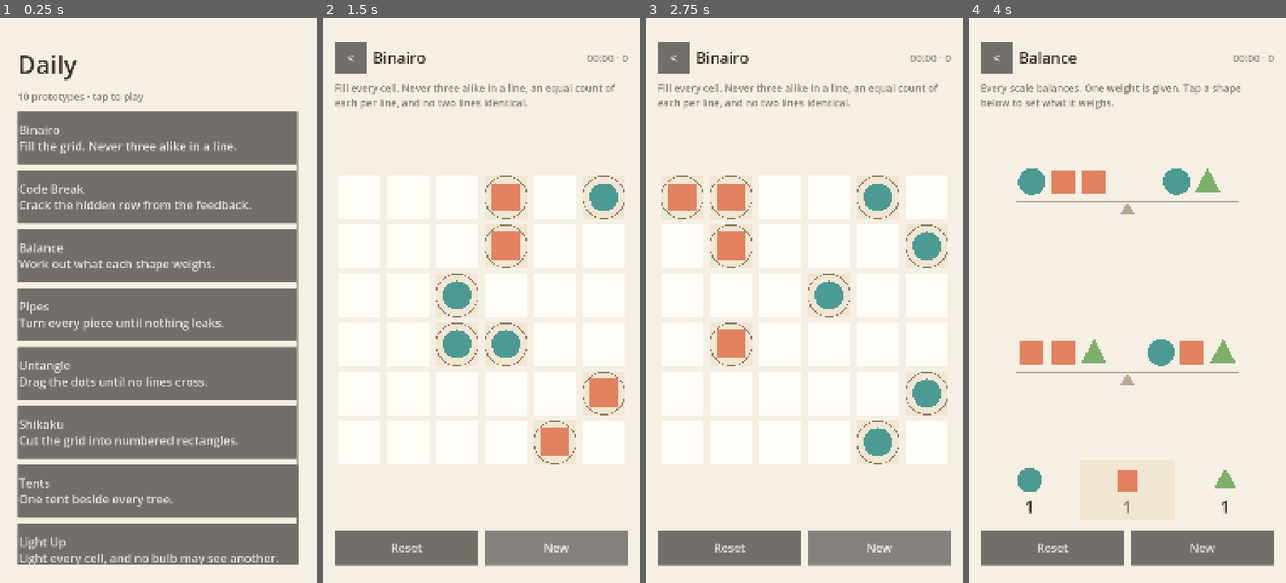
Above: before the commit, frames 1-4 (left to right).
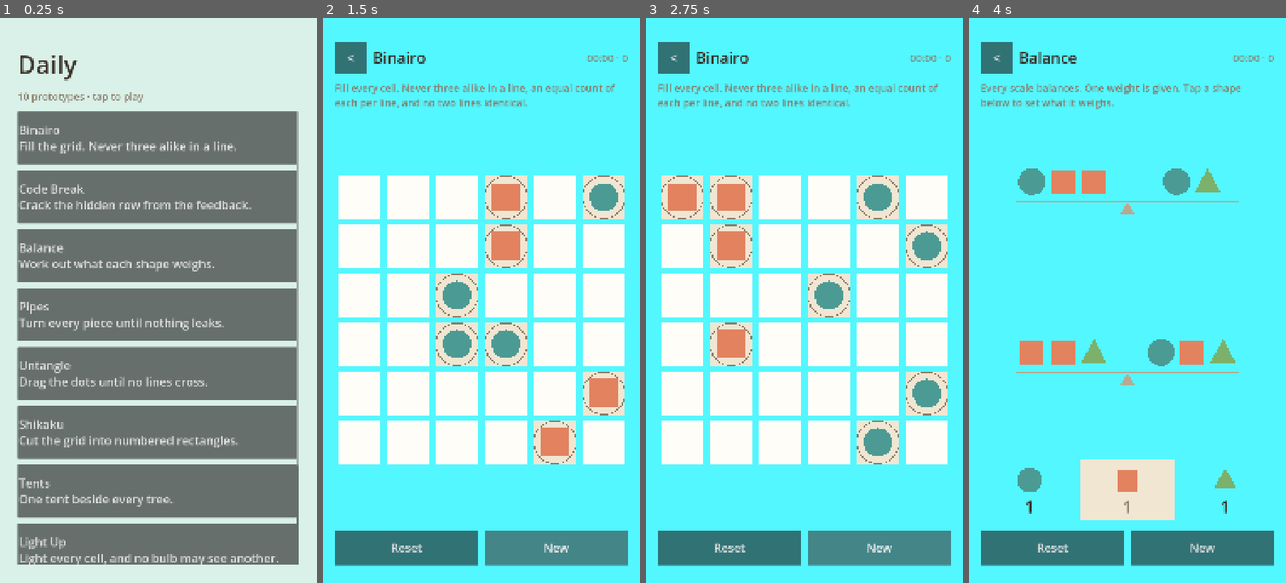
Above: after the commit, the same moments.

Repository: flavioriper/daily-games
Game: Godot game, scene res://world/main.tscn
Same seed, same stepped clock (60 frames per second), same inputs: the game is played once before the commit and once after it. Before the commit the project starts from res://ui/menu.tscn.
Inputs:
- Up to frame 1 (0.25 s): no input
- Up to frame 2 (1.5 s): click "Binairo Fill the grid. Never …" at 0.5 s; click "New" at 1.25 s
- Up to frame 3 (2.75 s): click "New" at 2 s
- Up to frame 4 (4 s): click "<" at 2.75 s; click "Balance Work out what each sh…" at 3.5 s

The runs differ from the first frame. In frame 1, 34% of the frame differs, in the area x 0-100%, y 0-100%; in frame 2, 63%; in frame 3, 63%; in frame 4, 93%.

Commit message:
feat: island stage with camera rig, warm sun, blue sky and water under the 2D UI

Diff:
--- a/project.godot
+++ b/project.godot
@@ -4,7 +4,7 @@
 
 config/name="Daily"
 config/description="Daily puzzle prototypes"
-run/main_scene="res://ui/menu.tscn"
+run/main_scene="res://world/main.tscn"
 config/features=PackedStringArray("4.7", "Mobile")
 boot_splash/show_image=false
 
@@ -22,6 +22,8 @@
 
 [rendering]
 
-renderer/rendering_method="mobile"
+renderer/rendering_method="gl_compatibility"
 renderer/rendering_method.mobile="gl_compatibility"
 textures/vram_compression/import_etc2_astc=true
+anti_aliasing/quality/msaa_3d=1
+environment/defaults/default_clear_color=Color(0.749, 0.89, 0.961, 1)
--- a/tests/_shot.gd
+++ b/tests/_shot.gd
@@ -13,8 +13,9 @@
 
 func _initialize() -> void:
 	_entries = load("res://ui/registry.gd").PUZZLES
-	_menu = load("res://ui/menu.tscn").instantiate()
-	root.add_child(_menu)
+	var main: Node = load("res://world/main.tscn").instantiate()
+	root.add_child(main)
+	_menu = main.get_node("UI/Menu")
 
 func _process(_delta: float) -> bool:
 	_frames += 1
--- a/tests/_tap.gd
+++ b/tests/_tap.gd
@@ -5,8 +5,9 @@
 var _puzzle: Node
 
 func _initialize() -> void:
-	_menu = load("res://ui/menu.tscn").instantiate()
-	root.add_child(_menu)
+	var main: Node = load("res://world/main.tscn").instantiate()
+	root.add_child(main)
+	_menu = main.get_node("UI/Menu")
 
 func _process(_delta: float) -> bool:
 	_frames += 1
--- a/tests/_win.gd
+++ b/tests/_win.gd
@@ -18,8 +18,9 @@
 
 func _initialize() -> void:
 	_entries = load("res://ui/registry.gd").PUZZLES
-	_menu = load("res://ui/menu.tscn").instantiate()
-	root.add_child(_menu)
+	var main: Node = load("res://world/main.tscn").instantiate()
+	root.add_child(main)
+	_menu = main.get_node("UI/Menu")
 
 func _process(_delta: float) -> bool:
 	_frames += 1
--- a/ui/menu.gd
+++ b/ui/menu.gd
@@ -8,17 +8,18 @@
 
 func _ready() -> void:
 	set_anchors_and_offsets_preset(Control.PRESET_FULL_RECT)
-	var bg := ColorRect.new()
-	bg.color = Pal.BG
-	bg.set_anchors_and_offsets_preset(Control.PRESET_FULL_RECT)
-	bg.mouse_filter = Control.MOUSE_FILTER_IGNORE
-	add_child(bg)
 	_build_list()
 
 func _build_list() -> void:
 	_list_root = Control.new()
 	_list_root.set_anchors_and_offsets_preset(Control.PRESET_FULL_RECT)
 	add_child(_list_root)
+
+	var paper := ColorRect.new()
+	paper.color = Color(Pal.PAPER, 0.82)
+	paper.set_anchors_and_offsets_preset(Control.PRESET_FULL_RECT)
+	paper.mouse_filter = Control.MOUSE_FILTER_IGNORE
+	_list_root.add_child(paper)
 
 	var root := VBoxContainer.new()
 	root.set_anchors_and_offsets_preset(Control.PRESET_FULL_RECT)
--- a/ui/puzzle_host.gd
+++ b/ui/puzzle_host.gd
@@ -25,11 +25,6 @@
 
 func _ready() -> void:
 	set_anchors_and_offsets_preset(Control.PRESET_FULL_RECT)
-	var bg := ColorRect.new()
-	bg.color = Pal.BG
-	bg.set_anchors_and_offsets_preset(Control.PRESET_FULL_RECT)
-	bg.mouse_filter = Control.MOUSE_FILTER_IGNORE
-	add_child(bg)
 
 	var root := VBoxContainer.new()
 	root.set_anchors_and_offsets_preset(Control.PRESET_FULL_RECT)
--- /dev/null
+++ b/world/camera_rig.gd
@@ -0,0 +1,89 @@
+extends Node3D
+
+## Fixed-direction board camera. The direction never changes (pitch below the
+## horizontal, yaw around Y); fit() only moves the camera along that direction
+## and slides its target so a given AABB fills a given screen rect.
+## Projection needs a live viewport, so this is verified by the win and
+## screenshot harnesses rather than by headless tests.
+
+@export var pitch_deg: float = 68.0
+@export var yaw_deg: float = 0.0
+@export var fov_deg: float = 30.0
+## Fraction of the rect's shorter side kept clear around the board.
+@export var margin: float = 0.06
+
+var camera: Camera3D
+var _target := Vector3.ZERO
+var _distance := 10.0
+
+func _ready() -> void:
+	camera = Camera3D.new()
+	camera.name = "Camera3D"
+	camera.fov = fov_deg
+	camera.near = 0.05
+	camera.far = 200.0
+	add_child(camera)
+	camera.current = true
+	_place()
+
+## Unit vector from the target toward the camera: toward +Z (the player) and up.
+func view_offset_dir() -> Vector3:
+	var pitch := deg_to_rad(pitch_deg)
+	var yaw := deg_to_rad(yaw_deg)
+	return Vector3(sin(yaw) * cos(pitch), sin(pitch), cos(yaw) * cos(pitch)).normalized()
+
+func _place() -> void:
+	camera.global_position = _target + view_offset_dir() * _distance
+	camera.look_at(_target, Vector3.UP)
+
+## Frames `aabb` inside `rect` (viewport pixels): binary-search the distance
+## until every corner projects inside the margin-shrunk rect, then slide the
+## target so the projected centre lands on the rect centre. Three passes
+## converge well past a pixel.
+func fit(aabb: AABB, rect: Rect2) -> void:
+	if rect.size.x <= 0.0 or rect.size.y <= 0.0 or not is_inside_tree():
+		return
+	var inner := rect.grow(-minf(rect.size.x, rect.size.y) * margin)
+	_target = aabb.get_center()
+	for _pass in 3:
+		_distance = _search_distance(aabb, inner)
+		_place()
+		var box := _projected(aabb)
+		if box.size == Vector2.ZERO:
+			return
+		var delta := box.get_center() - inner.get_center()
+		var per_px := _world_per_pixel()
+		var b := camera.global_transform.basis
+		_target += b.x * delta.x * per_px - b.y * delta.y * per_px
+		_place()
+
+func _search_distance(aabb: AABB, inner: Rect2) -> float:
+	var lo := 0.5
+	var hi := 200.0
+	for _i in 28:
+		_distance = (lo + hi) * 0.5
+		_place()
+		var box := _projected(aabb)
+		if box.size != Vector2.ZERO and inner.encloses(box):
+			hi = _distance
+		else:
+			lo = _distance
+	return hi
+
+## Screen bounding box of the AABB corners, or a zero rect when any corner is
+## behind the camera.
+func _projected(aabb: AABB) -> Rect2:
+	var box := Rect2()
+	for i in 8:
+		var p := aabb.get_endpoint(i)
+		if camera.is_position_behind(p):
+			return Rect2()
+		var s := camera.unproject_position(p)
+		box = Rect2(s, Vector2.ZERO) if i == 0 else box.expand(s)
+	return box
+
+## World units per viewport pixel on the plane through the target, using the
+## vertical FOV (Godot keeps height by default).
+func _world_per_pixel() -> float:
+	var vh := camera.get_viewport().get_visible_rect().size.y
+	return 2.0 * _distance * tan(deg_to_rad(camera.fov) * 0.5) / maxf(vh, 1.0)
--- /dev/null
+++ b/world/main.tscn
@@ -0,0 +1,12 @@
+[gd_scene load_steps=3 format=3]
+
+[ext_resource type="PackedScene" path="res://world/stage.tscn" id="1_stage"]
+[ext_resource type="PackedScene" path="res://ui/menu.tscn" id="2_menu"]
+
+[node name="Main" type="Node"]
+
+[node name="Stage" parent="." instance=ExtResource("1_stage")]
+
+[node name="UI" type="CanvasLayer" parent="."]
+
+[node name="Menu" parent="UI" instance=ExtResource("2_menu")]
--- /dev/null
+++ b/world/stage.gd
@@ -0,0 +1,74 @@
+extends Node3D
+
+## The island diorama every board floats in: camera rig, warm sun, blue sky,
+## water far below. Boards find this through the "stage" group, mount their
+## Node3D here, and bring their own stone platform.
+
+const Pal = preload("res://core/palette.gd")
+const Models = preload("res://core/models.gd")
+const CameraRig = preload("res://world/camera_rig.gd")
+
+const WATER_DEPTH := 4.0
+
+var rig: Node3D
+var sun: DirectionalLight3D
+var anchor: Node3D
+var water: Node3D
+
+func _ready() -> void:
+	add_to_group("stage")
+
+	rig = CameraRig.new()
+	rig.name = "CameraRig"
+	add_child(rig)
+
+	sun = DirectionalLight3D.new()
+	sun.name = "Sun"
+	sun.light_color = Color("fff1dc")
+	sun.light_energy = 1.2
+	sun.shadow_enabled = true
+	sun.directional_shadow_mode = DirectionalLight3D.SHADOW_ORTHOGONAL
+	sun.directional_shadow_max_distance = 40.0
+	add_child(sun)
+	# From behind-right and above, so shadows fall toward the player and left.
+	sun.look_at_from_position(Vector3(3.0, 8.0, -6.0), Vector3.ZERO, Vector3.UP)
+
+	var sky_mat := ProceduralSkyMaterial.new()
+	sky_mat.sky_top_color = Pal.SKY_TOP
+	sky_mat.sky_horizon_color = Pal.SKY_HORIZON
+	sky_mat.ground_horizon_color = Pal.SKY_HORIZON
+	sky_mat.ground_bottom_color = Pal.WATER
+	sky_mat.sun_angle_max = 0.0
+	var sky := Sky.new()
+	sky.sky_material = sky_mat
+	var env := Environment.new()
+	env.background_mode = Environment.BG_SKY
+	env.sky = sky
+	env.ambient_light_source = Environment.AMBIENT_SOURCE_COLOR
+	env.ambient_light_color = Pal.AMBIENT
+	env.ambient_light_energy = 0.6
+	env.tonemap_mode = Environment.TONE_MAPPER_LINEAR
+	env.glow_enabled = false
+	var world_env := WorldEnvironment.new()
+	world_env.name = "Env"
+	world_env.environment = env
+	add_child(world_env)
+
+	water = Models.instance("water")
+	water.name = "Water"
+	water.position = Vector3(0.0, -WATER_DEPTH, 0.0)
+	add_child(water)
+
+	anchor = Node3D.new()
+	anchor.name = "BoardAnchor"
+	add_child(anchor)
+
+func mount(board: Node3D) -> void:
+	anchor.add_child(board)
+
+func unmount(board: Node3D) -> void:
+	if board.get_parent() == anchor:
+		anchor.remove_child(board)
+
+func fit_camera(aabb: AABB, rect: Rect2) -> void:
+	rig.fit(aabb, rect)
--- /dev/null
+++ b/world/stage.tscn
@@ -0,0 +1,6 @@
+[gd_scene load_steps=2 format=3]
+
+[ext_resource type="Script" path="res://world/stage.gd" id="1_stage"]
+
+[node name="Stage" type="Node3D"]
+script = ExtResource("1_stage")
Not shown, added: world/camera_rig.gd.uid
Not shown, added: world/stage.gd.uid
